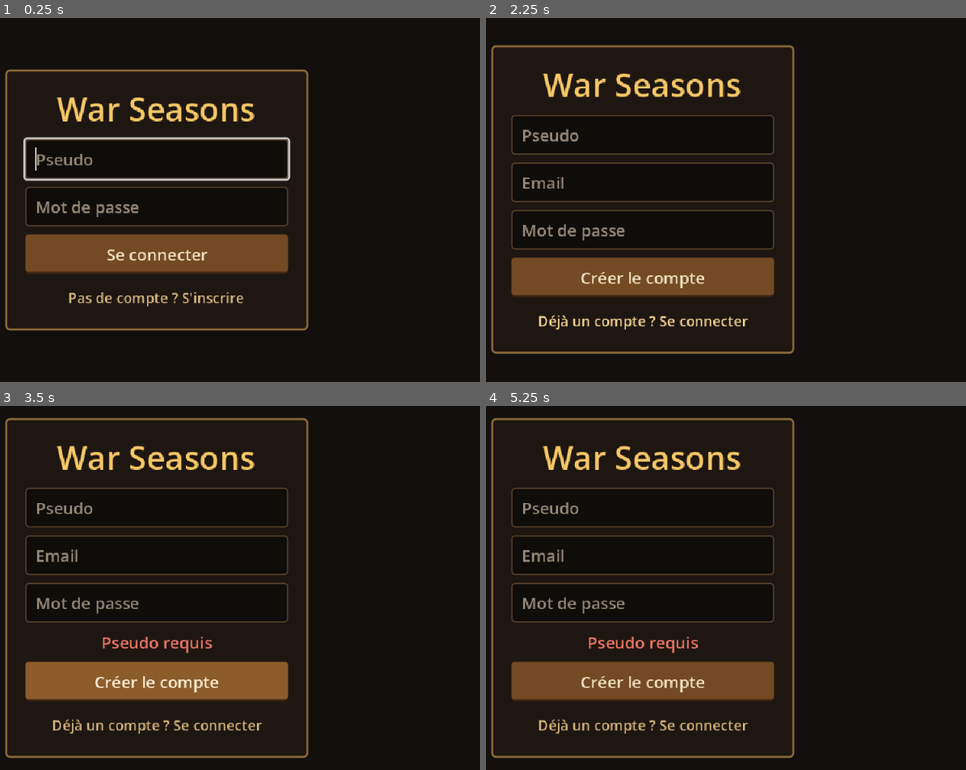
Above: before the commit, frames 1-4 (two rows, left to right).
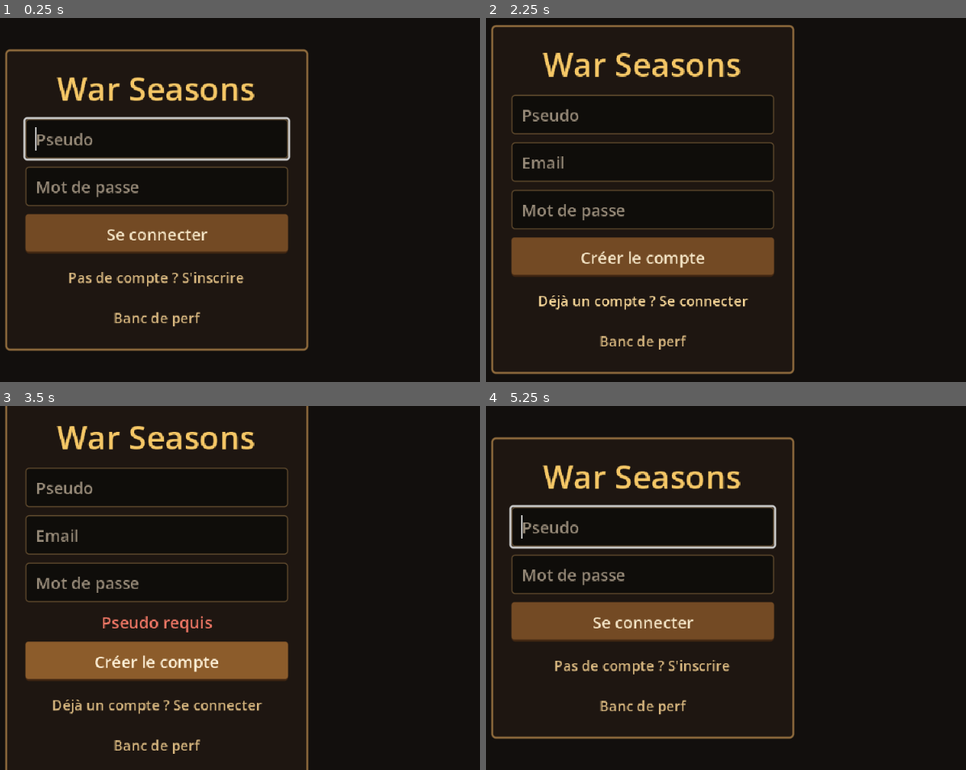
Above: after the commit, the same moments.

Repository: hachwilliam89-spec/kcd-formes-v2
Game: Godot game, scene res://ui/boot/Boot.tscn
Same seed, same stepped clock (60 frames per second), same inputs: the game is played once before the commit and once after it.
Inputs (mouse positions are in pixels of both pictures, inside the frame that each line leads up to):
- Up to frame 1 (0.25 s): no input
- Up to frame 2 (2.25 s): click (644, 316) at 0.5 s, where only the run after the commit has a clickable "Banc de perf"; click (865, 349) at 1.25 s, where only the run after the commit has a clickable "Retour"; click "Pas de compte ? S'inscrire" at 2 s
- Up to frame 3 (3.5 s): click "Créer le compte" at 2.75 s
- Up to frame 4 (5.25 s): click "Créer le compte" at 3.5 s; click (644, 744) at 4.25 s, where only the run after the commit has a clickable "Banc de perf"; click (865, 737) at 5 s, where only the run after the commit has a clickable "Retour"

The runs differ from the first frame. In frame 1, 16% of the frame differs, in the area x 1-65%, y 8-92%; in frame 2, 16%; in frame 3, 16%; in frame 4, 21%, in the area x 1-65%, y 3-97%.

Commit message:
feat(client-godot): exports Android/web, banc de perf, mesure iPhone web 60 FPS

Diff:
--- a/client-godot/autoload/Router.gd
+++ b/client-godot/autoload/Router.gd
@@ -5,6 +5,7 @@
 const LOGIN: String = "res://ui/login/Login.tscn"
 const HOME: String = "res://ui/home/Home.tscn"
 const GAME: String = "res://game/Game.tscn"
+const BENCH: String = "res://game/bench/Bench.tscn"
 
 ## Carte à ouvrir par l'écran de jeu (posée par goto_game avant le changement de scène).
 var current_map_id: String = "desert"
@@ -27,6 +28,20 @@
 	_goto(GAME)
 
 
+func goto_bench() -> void:
+	_goto(BENCH)
+
+
+## Banc demandé au lancement : `godot --path client-godot -- --bench` (desktop/Android)
+## ou `?bench` dans l'URL (export web).
+func bench_requested() -> bool:
+	if OS.get_cmdline_user_args().has("--bench"):
+		return true
+	if OS.has_feature("web"):
+		return str(JavaScriptBridge.eval("location.search", true)).contains("bench")
+	return false
+
+
 func _goto(path: String) -> void:
 	# Différé : un changement de scène pendant un _ready() ou un signal est refusé.
 	get_tree().change_scene_to_file.call_deferred(path)
--- a/client-godot/game/battle/BattleView.gd
+++ b/client-godot/game/battle/BattleView.gd
@@ -39,6 +39,9 @@
 var _impacts: Array[Dictionary] = []
 var _tick_index: int = 0
 var _time: float = 0.0
+## Temps CPU passé dans cette vue (rejeu + animation + dessin), en µs, cumulé
+## depuis la dernière lecture (banc de perf : take_cpu_usec).
+var _cpu_usec: int = 0
 
 
 func bind(player: TickPlayer) -> void:
@@ -66,6 +69,13 @@
 	queue_redraw()
 
 
+## Renvoie le temps CPU cumulé de la vue depuis le dernier appel, puis le remet à zéro.
+func take_cpu_usec() -> int:
+	var value: int = _cpu_usec
+	_cpu_usec = 0
+	return value
+
+
 ## Nombre d'ennemis affichés (compteur de perf).
 func enemy_count() -> int:
 	return _player.current.enemies.size() if _player != null and _player.current != null and _player.playing else 0
@@ -74,6 +84,12 @@
 # --- Rejeu d'un tick (GameScene.playWave → drawEnemies + drawEffects) --------
 
 func _on_tick(tick: TickDto) -> void:
+	var started: int = Time.get_ticks_usec()
+	_replay_tick(tick)
+	_cpu_usec += Time.get_ticks_usec() - started
+
+
+func _replay_tick(tick: TickDto) -> void:
 	_tick_index += 1
 	var attacking: Dictionary = {}
 	for enemy_id: String in tick.attackers:
@@ -183,6 +199,12 @@
 # --- Animation -----------------------------------------------------------------
 
 func _process(delta: float) -> void:
+	var started: int = Time.get_ticks_usec()
+	_animate(delta)
+	_cpu_usec += Time.get_ticks_usec() - started
+
+
+func _animate(delta: float) -> void:
 	_time += delta
 	var arrived: Array[Dictionary] = []
 	for p: Dictionary in _projectiles:
@@ -202,6 +224,12 @@
 # --- Rendu (un seul _draw, trié par profondeur comme les GameObjects Phaser) ---
 
 func _draw() -> void:
+	var started: int = Time.get_ticks_usec()
+	_render()
+	_cpu_usec += Time.get_ticks_usec() - started
+
+
+func _render() -> void:
 	if catalog == null:
 		return
 	var items: Array[Dictionary] = []
--- /dev/null
+++ b/client-godot/game/bench/Bench.gd
@@ -0,0 +1,163 @@
+extends Control
+## Banc de perf : rejoue la vague du banc de charge web (scripts/perf-bench :
+## 200 ennemis, 32 tours, graine 1 — exportée en assets/baked/<carte>/bench.json
+## par scripts/visual-export) avec les vraies vues du jeu, et mesure chaque image.
+##
+## Hors ligne : aucun appel au backend. Sert à décider du spike (ADR 0001) :
+## même vague que le banc web, mesurée sur le téléphone.
+
+const MAP_ID: String = "desert"
+const WARMUP_SECONDS: float = 1.5
+
+var _frames_ms: Array[float] = []
+var _game_ms: Array[float] = []
+var _render_ms: Array[float] = []
+var _gpu_ms: Array[float] = []
+var _max_enemies: int = 0
+var _recording: bool = false
+var _started_at: float = 0.0
+## Sorties de l'app (onglet ou appli en arrière-plan) pendant la mesure :
+## l'horloge murale continue mais aucune image n'est produite.
+var _interruptions: int = 0
+var _layout: MapLayoutDto
+
+@onready var _map_area: Control = %MapArea
+@onready var _map_view: MapView = %MapView
+@onready var _battle: BattleView = %BattleView
+@onready var _ticks: TickPlayer = %TickPlayer
+@onready var _live: Label = %Live
+@onready var _results: Label = %Results
+@onready var _back: Button = %Back
+
+
+func _ready() -> void:
+	_back.pressed.connect(_on_back)
+	_map_area.resized.connect(_fit_map)
+	_battle.bind(_ticks)
+	_ticks.finished.connect(_on_finished)
+	var path: String = "%s/%s/bench.json" % [DecorSet.ROOT, MAP_ID]
+	if not FileAccess.file_exists(path):
+		_results.text = "Vague du banc absente.\nLance ./scripts/sync-godot-assets.sh puis réimporte le projet."
+		return
+	_results.text = "Chargement de la vague…"
+	await get_tree().process_frame
+	var data: Dictionary = DtoParse.dict(JSON.parse_string(FileAccess.get_file_as_string(path)))
+	_layout = MapLayoutDto.from_variant({"id": MAP_ID, "width": data.get("width", 20), "height": data.get("height", 16),
+		"castle": data.get("castle", {"x": 0, "y": 0})})
+	var decor: DecorSet = DecorSet.load_for(MAP_ID)
+	_map_view.show_layout(_layout, decor.ground if decor != null else null)
+	_battle.setup(_layout, decor)
+	var towers: Array[TowerDto] = []
+	for item: Variant in DtoParse.array(data.get("towers")):
+		var tower: TowerDto = TowerDto.from_variant(item)
+		if tower != null:
+			towers.append(tower)
+	_battle.show_towers(towers)
+	var ticks: Array[TickDto] = []
+	for item: Variant in DtoParse.array(data.get("ticks")):
+		var tick: TickDto = TickDto.from_variant(item)
+		if tick != null:
+			ticks.append(tick)
+	_fit_map()
+	RenderingServer.viewport_set_measure_render_time(get_viewport().get_viewport_rid(), true)
+	_results.text = "%d ennemis, %d tours, %d ticks.\nMesure en cours…" % [int(data.get("enemies", 0)), towers.size(), ticks.size()]
+	await get_tree().create_timer(WARMUP_SECONDS).timeout
+	_battle.take_cpu_usec()
+	_recording = true
+	_started_at = Time.get_ticks_msec() / 1000.0
+	_ticks.play(ticks)
+
+
+func _notification(what: int) -> void:
+	if _recording and (what == NOTIFICATION_APPLICATION_FOCUS_OUT or what == NOTIFICATION_APPLICATION_PAUSED):
+		_interruptions += 1
+
+
+func _process(delta: float) -> void:
+	if not _recording:
+		return
+	var rid: RID = get_viewport().get_viewport_rid()
+	_frames_ms.append(delta * 1000.0)
+	_game_ms.append(_battle.take_cpu_usec() / 1000.0)
+	_render_ms.append(RenderingServer.viewport_get_measured_render_time_cpu(rid))
+	_gpu_ms.append(RenderingServer.viewport_get_measured_render_time_gpu(rid))
+	_max_enemies = maxi(_max_enemies, _battle.enemy_count())
+	if _frames_ms.size() % 30 == 0:
+		_live.text = "%d fps · %d ennemis" % [Engine.get_frames_per_second(), _battle.enemy_count()]
+
+
+func _on_finished() -> void:
+	_recording = false
+	var wall: float = Time.get_ticks_msec() / 1000.0 - _started_at
+	# Durée = somme des images, pas l'horloge murale : une mise en arrière-plan
+	# (changement d'appli pour une capture…) gonflerait la durée sans image.
+	var duration: float = 0.0
+	for ms: float in _frames_ms:
+		duration += ms / 1000.0
+	var report: Dictionary = {
+		"date": Time.get_datetime_string_from_system(),
+		"device": OS.get_model_name(),
+		"os": "%s %s" % [OS.get_name(), OS.get_version()],
+		"gpu": RenderingServer.get_video_adapter_name(),
+		"renderer": str(ProjectSettings.get_setting_with_override("rendering/renderer/rendering_method")),
+		"resolution": "%dx%d" % [get_window().size.x, get_window().size.y],
+		"frames": _frames_ms.size(),
+		"duration_s": snappedf(duration, 0.1),
+		"wall_s": snappedf(wall, 0.1),
+		"interruptions": _interruptions,
+		"avg_fps": snappedf(_frames_ms.size() / maxf(duration, 0.001), 0.1),
+		"frame_ms": _stats(_frames_ms),
+		"over_16_7ms": _frames_ms.filter(func(ms: float) -> bool: return ms > 16.7).size(),
+		"over_33ms": _frames_ms.filter(func(ms: float) -> bool: return ms > 33.4).size(),
+		"cpu_game_ms": _stats(_game_ms),
+		"cpu_render_ms": _stats(_render_ms),
+		"gpu_render_ms": _stats(_gpu_ms),
+		"max_enemies": _max_enemies,
+	}
+	var json: String = JSON.stringify(report, "  ")
+	print("BENCH ", JSON.stringify(report))
+	var file: FileAccess = FileAccess.open("user://bench_%d.json" % Time.get_unix_time_from_system(), FileAccess.WRITE)
+	if file != null:
+		file.store_string(json)
+	var f: Dictionary = report["frame_ms"]
+	_results.text = ("Terminé : %d images en %.1f s (%.1f fps) · %d interruption(s)\nImage : moy %.1f ms · p95 %.1f · p99 %.1f · max %.1f\n"
+		+ "Images > 16,7 ms : %d · > 33 ms : %d\nCPU jeu moy %.2f ms (p95 %.2f) · CPU rendu moy %.2f ms · GPU moy %.2f ms\n%d ennemis max · %s · %s") % [
+		report["frames"], report["duration_s"], report["avg_fps"], report["interruptions"], f["avg"], f["p95"], f["p99"], f["max"],
+		report["over_16_7ms"], report["over_33ms"], (report["cpu_game_ms"] as Dictionary)["avg"],
+		(report["cpu_game_ms"] as Dictionary)["p95"], (report["cpu_render_ms"] as Dictionary)["avg"],
+		(report["gpu_render_ms"] as Dictionary)["avg"], report["max_enemies"], report["device"], report["gpu"]]
+	if bool(OS.get_cmdline_user_args().has("--bench-quit")):
+		get_tree().quit()
+
+
+func _stats(values: Array[float]) -> Dictionary:
+	if values.is_empty():
+		return {"avg": 0.0, "p50": 0.0, "p95": 0.0, "p99": 0.0, "max": 0.0}
+	var sorted: Array[float] = values.duplicate()
+	sorted.sort()
+	var sum: float = 0.0
+	for v: float in sorted:
+		sum += v
+	var at: Callable = func(q: float) -> float: return sorted[mini(sorted.size() - 1, int(q * sorted.size()))]
+	return {"avg": snappedf(sum / sorted.size(), 0.01), "p50": snappedf(at.call(0.5), 0.01),
+		"p95": snappedf(at.call(0.95), 0.01), "p99": snappedf(at.call(0.99), 0.01), "max": snappedf(sorted[-1], 0.01)}
+
+
+func _on_back() -> void:
+	_ticks.stop()
+	if Session.is_logged_in():
+		Router.goto_home()
+	else:
+		Router.goto_login()
+
+
+func _fit_map() -> void:
+	if _layout == null:
+		return
+	var local: Vector2 = _map_view.local_size()
+	var avail: Vector2 = _map_area.size
+	if local.x <= 0.0 or local.y <= 0.0 or avail.x <= 0.0 or avail.y <= 0.0:
+		return
+	var factor: float = minf(avail.x / local.x, avail.y / local.y)
+	_map_view.scale = Vector2(factor, factor)
+	_map_view.position = ((avail - local * factor) * 0.5).floor()
--- /dev/null
+++ b/client-godot/game/bench/Bench.tscn
@@ -0,0 +1,78 @@
+[gd_scene format=3]
+
+[ext_resource type="Script" path="res://game/bench/Bench.gd" id="1_bench"]
+[ext_resource type="Script" path="res://game/map/MapView.gd" id="2_mapview"]
+[ext_resource type="Resource" path="res://visuals/map_palette_default.tres" id="3_palette"]
+[ext_resource type="Script" path="res://game/battle/BattleView.gd" id="4_battle"]
+[ext_resource type="Resource" path="res://visuals/visual_catalog.tres" id="5_catalog"]
+[ext_resource type="Script" path="res://game/TickPlayer.gd" id="6_ticks"]
+
+[node name="Bench" type="Panel"]
+layout_mode = 3
+anchors_preset = 15
+anchor_right = 1.0
+anchor_bottom = 1.0
+grow_horizontal = 2
+grow_vertical = 2
+theme_type_variation = &"Screen"
+script = ExtResource("1_bench")
+
+[node name="TickPlayer" type="Node" parent="."]
+unique_name_in_owner = true
+script = ExtResource("6_ticks")
+
+[node name="Layout" type="HBoxContainer" parent="."]
+layout_mode = 1
+anchors_preset = 15
+anchor_right = 1.0
+anchor_bottom = 1.0
+grow_horizontal = 2
+grow_vertical = 2
+
+[node name="MapArea" type="Control" parent="Layout"]
+unique_name_in_owner = true
+clip_contents = true
+layout_mode = 2
+size_flags_horizontal = 3
+
+[node name="MapView" type="Node2D" parent="Layout/MapArea"]
+unique_name_in_owner = true
+script = ExtResource("2_mapview")
+palette = ExtResource("3_palette")
+
+[node name="BattleView" type="Node2D" parent="Layout/MapArea/MapView"]
+unique_name_in_owner = true
+script = ExtResource("4_battle")
+catalog = ExtResource("5_catalog")
+
+[node name="Live" type="Label" parent="Layout/MapArea"]
+unique_name_in_owner = true
+layout_mode = 0
+offset_left = 4.0
+offset_top = 2.0
+theme_type_variation = &"FpsLabel"
+
+[node name="Side" type="PanelContainer" parent="Layout"]
+custom_minimum_size = Vector2(200, 0)
+layout_mode = 2
+
+[node name="Box" type="VBoxContainer" parent="Layout/Side"]
+layout_mode = 2
+
+[node name="Title" type="Label" parent="Layout/Side/Box"]
+layout_mode = 2
+theme_type_variation = &"HeadingLabel"
+text = "Banc de perf"
+
+[node name="Results" type="Label" parent="Layout/Side/Box"]
+unique_name_in_owner = true
+layout_mode = 2
+size_flags_vertical = 3
+theme_type_variation = &"SmallLabel"
+autowrap_mode = 3
+
+[node name="Back" type="Button" parent="Layout/Side/Box"]
+unique_name_in_owner = true
+layout_mode = 2
+theme_type_variation = &"FlatButton"
+text = "Retour"
--- a/client-godot/project.godot
+++ b/client-godot/project.godot
@@ -1,4 +1,10 @@
-; War Seasons — client de jeu Godot (voir docs/CLIENT_GODOT.md et docs/adr/0001).
+; Engine configuration file.
+; It's best edited using the editor UI and not directly,
+; since the parameters that go here are not all obvious.
+;
+; Format:
+;   [section] ; section goes between []
+;   param=value ; assign values to parameters
 
 config_version=5
 
@@ -42,12 +48,13 @@
 [rendering]
 
 textures/canvas_textures/default_texture_filter=0
+textures/vram_compression/import_etc2_astc=true
 renderer/rendering_method="gl_compatibility"
 renderer/rendering_method.mobile="gl_compatibility"
 
 [war_seasons]
 
 debug/show_fps=true
-
 network/api_base_url="http://localhost:8080"
 network/api_base_url.web=""
+network/api_base_url.android="https://kcd-formes.fr"
--- a/client-godot/ui/boot/Boot.gd
+++ b/client-godot/ui/boot/Boot.gd
@@ -13,6 +13,9 @@
 
 func _check_session() -> void:
 	_retry.visible = false
+	if Router.bench_requested():
+		Router.goto_bench()
+		return
 	if not Session.is_logged_in():
 		Router.goto_login()
 		return
--- a/client-godot/ui/home/Home.gd
+++ b/client-godot/ui/home/Home.gd
@@ -11,6 +11,9 @@
 
 
 func _ready() -> void:
+	var bench: Button = %Bench
+	bench.visible = bool(ProjectSettings.get_setting("war_seasons/debug/show_fps", false))
+	bench.pressed.connect(Router.goto_bench)
 	_welcome.text = "Connecté en tant que %s" % Session.username
 	_logout.pressed.connect(_on_logout)
 	_play.pressed.connect(_on_play)
--- a/client-godot/ui/home/Home.tscn
+++ b/client-godot/ui/home/Home.tscn
@@ -62,3 +62,10 @@
 layout_mode = 2
 theme_type_variation = &"FlatButton"
 text = "Se déconnecter"
+
+[node name="Bench" type="Button" parent="Center/Card/Box"]
+unique_name_in_owner = true
+visible = false
+layout_mode = 2
+theme_type_variation = &"FlatButton"
+text = "Banc de perf"
--- a/client-godot/ui/login/Login.gd
+++ b/client-godot/ui/login/Login.gd
@@ -19,6 +19,9 @@
 
 
 func _ready() -> void:
+	var bench: Button = %Bench
+	bench.visible = bool(ProjectSettings.get_setting("war_seasons/debug/show_fps", false))
+	bench.pressed.connect(Router.goto_bench)
 	_submit.pressed.connect(_on_submit)
 	_mode_switch.pressed.connect(_toggle_mode)
 	_password.text_submitted.connect(_on_text_submitted)
--- a/client-godot/ui/login/Login.tscn
+++ b/client-godot/ui/login/Login.tscn
@@ -70,3 +70,10 @@
 layout_mode = 2
 theme_type_variation = &"FlatButton"
 text = "Pas de compte ? S'inscrire"
+
+[node name="Bench" type="Button" parent="Center/Card/Form"]
+unique_name_in_owner = true
+visible = false
+layout_mode = 2
+theme_type_variation = &"FlatButton"
+text = "Banc de perf"
--- a/client-godot/ui/theme.tres
+++ b/client-godot/ui/theme.tres
@@ -155,6 +155,8 @@
 HeadingLabel/colors/font_color = Color(0.96, 0.78, 0.4, 1)
 HeadingLabel/font_sizes/font_size = 20
 Label/colors/font_color = Color(0.93, 0.87, 0.75, 1)
+SmallLabel/base_type = &"Label"
+SmallLabel/font_sizes/font_size = 11
 LineEdit/colors/font_color = Color(0.96, 0.92, 0.84, 1)
 LineEdit/colors/font_placeholder_color = Color(0.6, 0.55, 0.48, 1)
 LineEdit/styles/normal = SubResource("StyleBoxFlat_input")
--- a/client-godot/visuals/UnitCatalog.gd
+++ /dev/null
@@ -1,15 +0,0 @@
-class_name UnitCatalog
-extends Resource
-## Catalogue type d'unité → UnitVisual. Un type inconnu retombe sur `fallback`.
-
-@export var visuals: Array[UnitVisual] = []
-@export var fallback: UnitVisual
-
-var _by_type: Dictionary = {}
-
-
-func get_visual(type: String) -> UnitVisual:
-	if _by_type.is_empty():
-		for visual: UnitVisual in visuals:
-			_by_type[visual.type] = visual
-	return _by_type.get(type, fallback)
--- a/client-godot/visuals/UnitVisual.gd
+++ /dev/null
@@ -1,93 +0,0 @@
-class_name UnitVisual
-extends Resource
-## Apparence d'un type d'unité (tour, ennemi, château). Donnée, pas code
-## (docs/CLIENT_GODOT.md §3, règle 2) : une refonte graphique change ces
-## ressources et les fichiers d'assets, jamais BattleView ni le jeu.
-##
-## Sprite optionnel : si `sheet_path` est vide ou que l'asset n'est pas présent
-## (assets sous licence hors git, voir scripts/sync-godot-assets.sh), la forme
-## colorée de repli est dessinée — le jeu reste jouable sans les assets.
-
-## Nom de l'enum côté serveur (TowerType / EnemyType) ou clé de décor ("CASTLE").
-@export var type: String = ""
-
-@export_group("Forme de repli")
-@export var color: Color = Color.WHITE
-## Taille relative à une case (1.0 = case entière).
-@export_range(0.1, 2.0) var size: float = 0.6
-## Lettre affichée sur la forme.
-@export var short_label: String = ""
-
-@export_group("Sprite")
-## Planche ou image (res://assets/...). Vide = forme de repli.
-@export var sheet_path: String = ""
-## Taille d'une image de la planche ; (0, 0) = image entière (sprite fixe).
-@export var frame_size: Vector2i = Vector2i.ZERO
-## Images de marche [première, dernière] (incluses).
-@export var walk_frames: Vector2i = Vector2i.ZERO
-## Images de mort [première, dernière] ; x < 0 = pas d'animation de mort.
-@export var die_frames: Vector2i = Vector2i(-1, -1)
-@export var walk_fps: float = 12.0
-@export var die_fps: float = 14.0
-## Taille affichée, en cases, de la largeur de l'image (la hauteur suit les proportions).
-@export var display_cells: float = 1.0
-## Point d'ancrage dans l'image : (0.5, 1) = pied posé sur la position, (0.5, 0.5) = centré.
-@export var anchor: Vector2 = Vector2(0.5, 0.5)
-## Le sprite d'origine regarde vers la droite (retourné quand l'unité va vers la gauche).
-@export var faces_right: bool = true
-
-var _texture: Texture2D
-var _texture_checked: bool = false
-
-
-## Texture de la planche, ou null si absente (repli sur la forme).
-func texture() -> Texture2D:
-	if not _texture_checked:
-		_texture_checked = true
-		if not sheet_path.is_empty() and ResourceLoader.exists(sheet_path):
-			_texture = load(sheet_path) as Texture2D
-	return _texture
-
-
-func has_sprite() -> bool:
-	return texture() != null
-
-
-## Zone de la planche correspondant à l'image `index`.
-func frame_rect(index: int) -> Rect2:
-	var tex: Texture2D = texture()
-	if tex == null:
-		return Rect2()
-	if frame_size == Vector2i.ZERO:
-		return Rect2(Vector2.ZERO, tex.get_size())
-	var columns: int = maxi(1, int(tex.get_width()) / frame_size.x)
-	return Rect2(Vector2((index % columns) * frame_size.x, (index / columns) * frame_size.y), Vector2(frame_size))
-
-
-## Taille affichée dans le repère local de la carte (voir Grid).
-func display_size() -> Vector2:
-	var source: Vector2 = frame_rect(walk_frames.x).size
-	if source.x <= 0.0:
-		return Vector2.ZERO
-	var width: float = display_cells * Grid.CELL_SIZE
-	return Vector2(width, width * source.y / source.x)
-
-
-func walk_frame_at(time: float) -> int:
-	var count: int = walk_frames.y - walk_frames.x + 1
-	if count <= 1:
-		return walk_frames.x
-	return walk_frames.x + int(time * walk_fps) % count
-
-
-func has_death_animation() -> bool:
-	return die_frames.x >= 0 and has_sprite()
-
-
-func death_duration() -> float:
-	return float(die_frames.y - die_frames.x + 1) / die_fps
-
-
-## Image de mort à `elapsed` secondes après la mort (la dernière reste affichée).
-func die_frame_at(elapsed: float) -> int:
-	return mini(die_frames.x + int(elapsed * die_fps), die_frames.y)
--- a/client-godot/visuals/unit_catalog.tres
+++ /dev/null
@@ -1,159 +0,0 @@
-[gd_resource type="Resource" script_class="UnitCatalog" format=3]
-
-[ext_resource type="Script" path="res://visuals/UnitCatalog.gd" id="1_catalog"]
-[ext_resource type="Script" path="res://visuals/UnitVisual.gd" id="2_visual"]
-
-[sub_resource type="Resource" id="Resource_archer"]
-script = ExtResource("2_visual")
-type = "ARCHER"
-color = Color(0.42, 0.62, 0.3, 1)
-size = 0.7
-short_label = "A"
-sheet_path = "res://assets/sprites/towers/ARCHER.png"
-display_cells = 0.9
-anchor = Vector2(0.5, 1)
-
-[sub_resource type="Resource" id="Resource_mage"]
-script = ExtResource("2_visual")
-type = "MAGE"
-color = Color(0.45, 0.4, 0.85, 1)
-size = 0.7
-short_label = "M"
-sheet_path = "res://assets/sprites/towers/MAGE.png"
-display_cells = 0.9
-anchor = Vector2(0.5, 1)
-
-[sub_resource type="Resource" id="Resource_catapult"]
-script = ExtResource("2_visual")
-type = "CATAPULT"
-color = Color(0.62, 0.44, 0.25, 1)
-size = 0.75
-short_label = "C"
-sheet_path = "res://assets/sprites/towers/CATAPULT.png"
-display_cells = 0.9
-anchor = Vector2(0.5, 1)
-
-[sub_resource type="Resource" id="Resource_ballista"]
-script = ExtResource("2_visual")
-type = "BALLISTA"
-color = Color(0.55, 0.55, 0.6, 1)
-size = 0.75
-short_label = "B"
-sheet_path = "res://assets/sprites/towers/BALLISTA.png"
-display_cells = 0.9
-anchor = Vector2(0.5, 1)
-
-[sub_resource type="Resource" id="Resource_wall"]
-script = ExtResource("2_visual")
-type = "WALL"
-color = Color(0.5, 0.48, 0.45, 1)
-size = 0.9
-short_label = "W"
-sheet_path = "res://assets/sprites/towers/WALL.png"
-display_cells = 1.3
-anchor = Vector2(0.5, 0.5)
-
-[sub_resource type="Resource" id="Resource_goblin"]
-script = ExtResource("2_visual")
-type = "GOBLIN"
-color = Color(0.45, 0.75, 0.3, 1)
-size = 0.4
-sheet_path = "res://assets/sprites/enemies/GOBLIN.png"
-frame_size = Vector2i(96, 96)
-walk_frames = Vector2i(0, 11)
-die_frames = Vector2i(12, 21)
-display_cells = 1.4
-anchor = Vector2(0.5, 0.5)
-
-[sub_resource type="Resource" id="Resource_orc"]
-script = ExtResource("2_visual")
-type = "ORC"
-color = Color(0.3, 0.55, 0.25, 1)
-size = 0.5
-sheet_path = "res://assets/sprites/enemies/ORC.png"
-frame_size = Vector2i(96, 96)
-walk_frames = Vector2i(0, 11)
-die_frames = Vector2i(12, 21)
-display_cells = 1.9
-anchor = Vector2(0.5, 0.5)
-
-[sub_resource type="Resource" id="Resource_troll"]
-script = ExtResource("2_visual")
-type = "TROLL"
-color = Color(0.45, 0.5, 0.42, 1)
-size = 0.65
-sheet_path = "res://assets/sprites/enemies/TROLL.png"
-frame_size = Vector2i(96, 96)
-walk_frames = Vector2i(0, 11)
-die_frames = Vector2i(12, 21)
-display_cells = 2.3
-anchor = Vector2(0.5, 0.5)
-
-[sub_resource type="Resource" id="Resource_dark_knight"]
-script = ExtResource("2_visual")
-type = "DARK_KNIGHT"
-color = Color(0.35, 0.2, 0.5, 1)
-size = 0.55
-sheet_path = "res://assets/sprites/enemies/DARK_KNIGHT.png"
-frame_size = Vector2i(96, 96)
-walk_frames = Vector2i(0, 11)
-die_frames = Vector2i(12, 21)
-display_cells = 1.9
-anchor = Vector2(0.5, 0.5)
-
-[sub_resource type="Resource" id="Resource_sapeur"]
-script = ExtResource("2_visual")
-type = "SAPEUR"
-color = Color(0.85, 0.55, 0.15, 1)
-size = 0.5
-sheet_path = "res://assets/sprites/enemies/SAPEUR.png"
-frame_size = Vector2i(96, 96)
-walk_frames = Vector2i(0, 11)
-die_frames = Vector2i(12, 21)
-display_cells = 1.4
-anchor = Vector2(0.5, 0.5)
-
-[sub_resource type="Resource" id="Resource_chariot"]
-script = ExtResource("2_visual")
-type = "CHARIOT"
-color = Color(0.55, 0.8, 0.95, 1)
-size = 0.7
-sheet_path = "res://assets/sprites/enemies/CHARIOT.png"
-frame_size = Vector2i(96, 96)
-walk_frames = Vector2i(0, 11)
-die_frames = Vector2i(12, 21)
-display_cells = 1.9
-anchor = Vector2(0.5, 0.5)
-
-[sub_resource type="Resource" id="Resource_boss_warlord"]
-script = ExtResource("2_visual")
-type = "BOSS_WARLORD"
-color = Color(0.8, 0.15, 0.15, 1)
-size = 0.9
-sheet_path = "res://assets/sprites/enemies/BOSS_WARLORD.png"
-frame_size = Vector2i(96, 96)
-walk_frames = Vector2i(0, 11)
-die_frames = Vector2i(12, 21)
-display_cells = 3.8
-anchor = Vector2(0.5, 0.5)
-
-[sub_resource type="Resource" id="Resource_castle"]
-script = ExtResource("2_visual")
-type = "CASTLE"
-color = Color(0.85, 0.7, 0.35, 1)
-size = 0.9
-sheet_path = "res://assets/sprites/castle/castle.png"
-display_cells = 2.2
-anchor = Vector2(0.5, 1)
-
-[sub_resource type="Resource" id="Resource_fallback"]
-script = ExtResource("2_visual")
-type = "?"
-color = Color(1, 0, 1, 1)
-size = 0.5
-short_label = "?"
-
-[resource]
-script = ExtResource("1_catalog")
-visuals = Array[ExtResource("2_visual")]([SubResource("Resource_archer"), SubResource("Resource_mage"), SubResource("Resource_catapult"), SubResource("Resource_ballista"), SubResource("Resource_wall"), SubResource("Resource_goblin"), SubResource("Resource_orc"), SubResource("Resource_troll"), SubResource("Resource_dark_knight"), SubResource("Resource_sapeur"), SubResource("Resource_chariot"), SubResource("Resource_boss_warlord"), SubResource("Resource_castle")])
-fallback = SubResource("Resource_fallback")
Not shown, added: client-godot/export_presets.cfg
Not shown, added: client-godot/game/bench/Bench.gd.uid
Not shown, removed: client-godot/visuals/UnitCatalog.gd.uid
Not shown, removed: client-godot/visuals/UnitVisual.gd.uid
Not shown, changed: docs/CLIENT_GODOT.md
Not shown, changed: docs/adr/0001-client-de-jeu-godot.md
Not shown, changed: scripts/perf-bench/entry.ts
Not shown, added: scripts/perf-bench/wave.ts
Not shown, changed: scripts/sync-godot-assets.sh
Not shown, changed: scripts/visual-export/entry.ts
